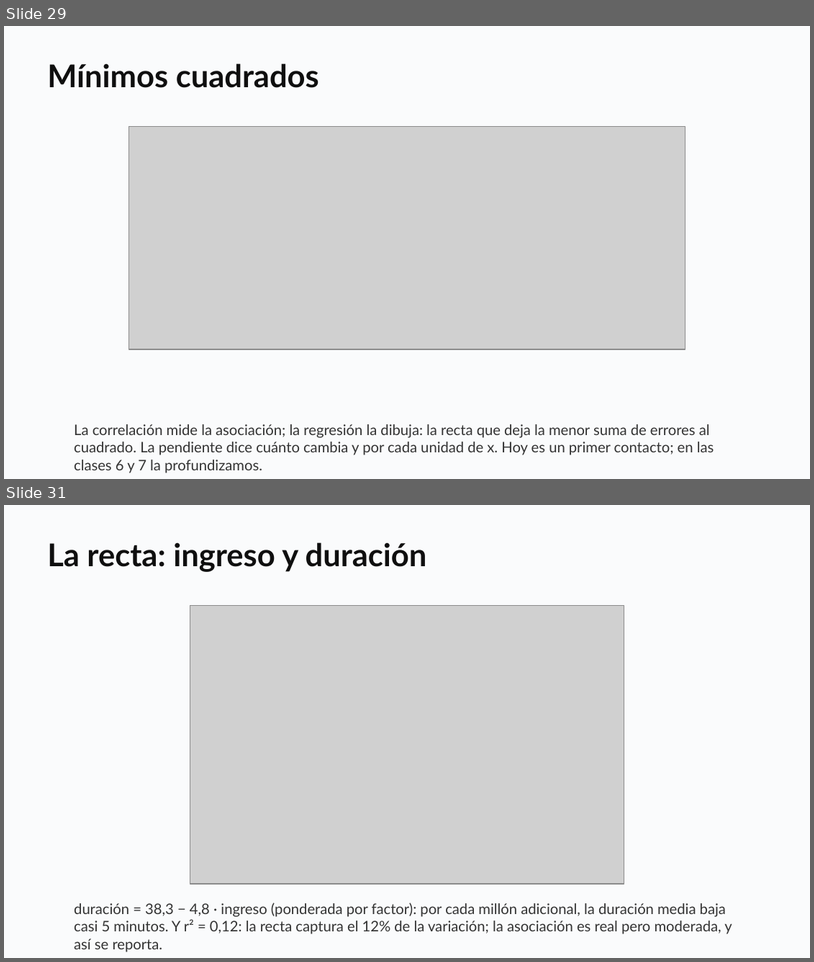
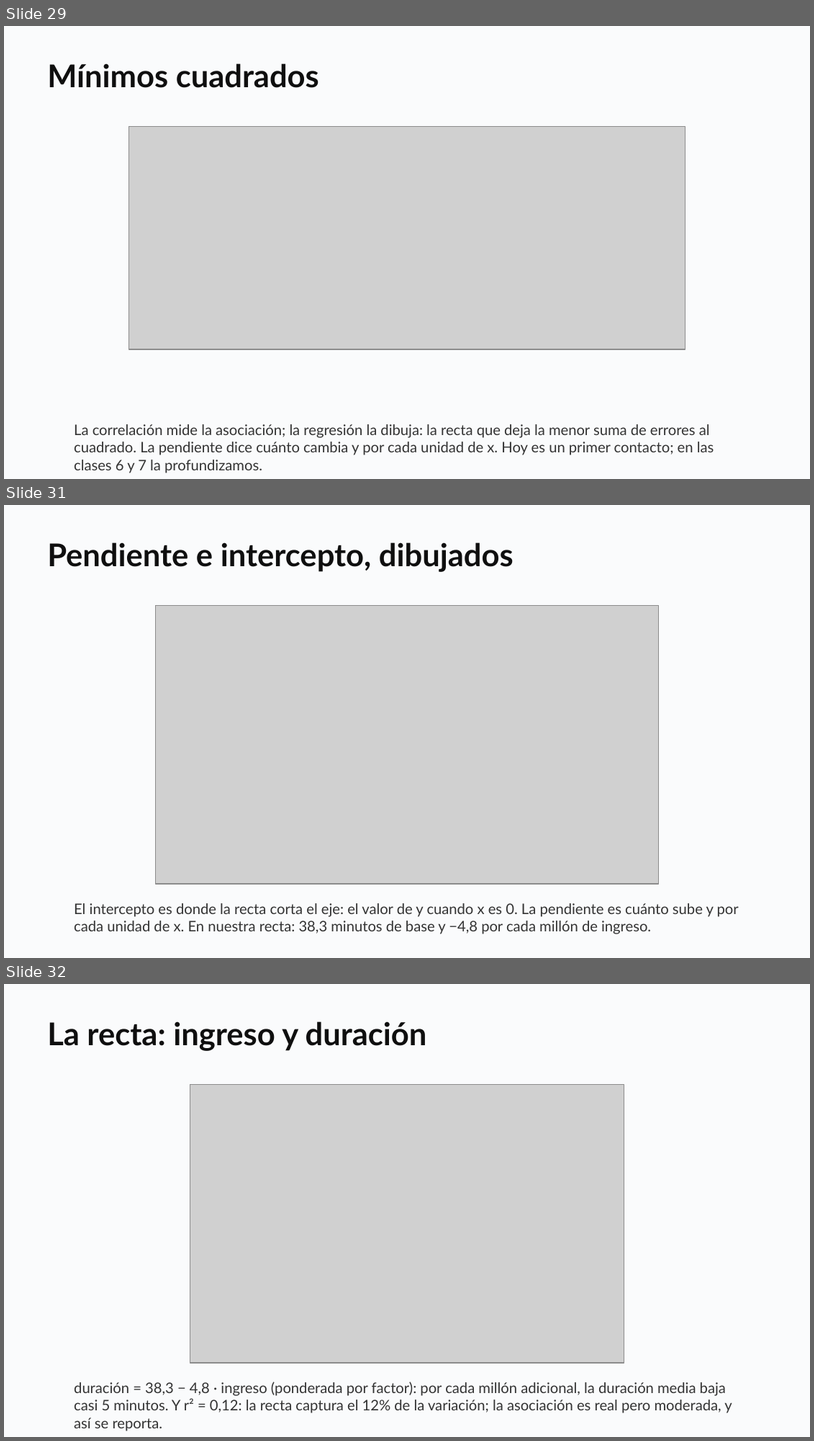
Before and after one commit to daniopitz/diplomado-cdd, a slide deck: presentaciones/clase03_eda_bivariado.pptx. Shown one above the other, each under a label of ours: slides 29 and 31 before the commit, slides 29, 31 and 32 after it; the slides between them are not shown. The pictures are 814x962 and 814x1441 pixels, drawn with LibreOffice and Linux fonts; fonts in the diff are those of the drawing; grey boxes stand for pictures. Boxes give left, top, right and bottom in pixels: in the first picture for what was removed or moved away, otherwise in the second. Text is boxed around its words. In the diff, an @@ line names an element or a change of style, - is before the commit and + after.

```diff
--- a/presentaciones/clase03_eda_bivariado.pptx
+++ b/presentaciones/clase03_eda_bivariado.pptx
@@ slide 31 added at (4,505,810,958), background #FFFFFF @@
@@ rectangle added at (4,505,810,958), fill #FAFBFC @@
@@ text added at (47,542,514,572), 28 pt, text #0F0F0F, bold @@
+Pendiente e intercepto, dibujados
@@ picture added at (156,606,660,884) @@
@@ text added at (74,903,739,934), 13 pt, text #333333 @@
+El intercepto es donde la recta corta el eje: el valor de y cuando x es 0. La pendiente es cuánto sube y por cada unidad de x. En nuestra recta: 38,3 minutos de base y −4,8 por cada millón de ingreso.
@@ what was slide 31 is now slide 32 @@
```
Also in this commit, not shown: 1 slide changed, 1 other slide added, 4 other files.
